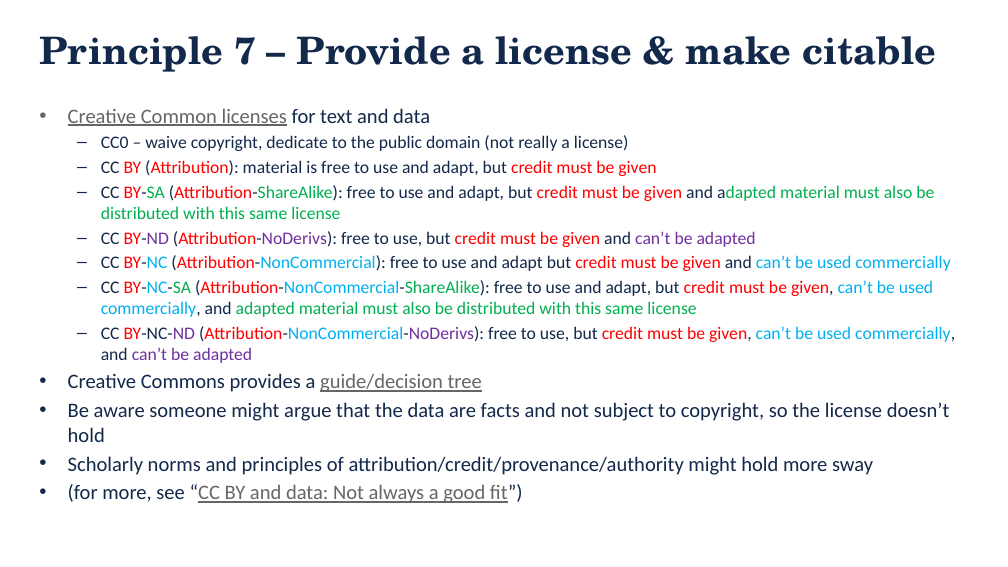
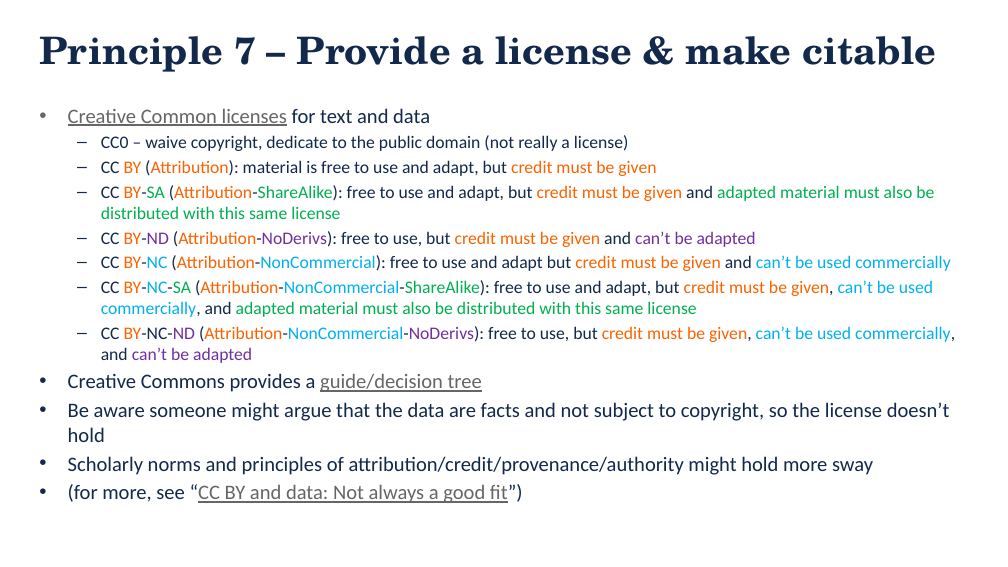
Before and after one commit to danielskatz/repro-fdtd1d, a slide deck: slide 24 of Computational_Reproducibility.pptx. Drawn at 1008x567 pixels with LibreOffice and Linux fonts; fonts in the diff are those of the drawing; background and template pictures are left out. Boxes give left, top, right and bottom in pixels: in the first picture for what was removed or moved away, otherwise in the second. Text is boxed around its words. In the diff, an @@ line names an element or a change of style, - is before the commit and + after.

```diff
--- a/Computational_Reproducibility.pptx
+++ b/Computational_Reproducibility.pptx
@@ text at (x1=101, y1=160, x2=955, y2=363): text colour #FF0000 to #FA6300 in "BY (Attribution): credit must be given", "BY-SA (Attribution-ShareAlike): credit must be given", "BY-ND (Attribution-NoDerivs): credit must be given", "BY-NC (Attribution-NonCommercial): credit must be given" and 2 more places; text colour #13294B to #00B050 in "adapted" @@
```
Also in this commit, not shown: 1 other slide changed.
